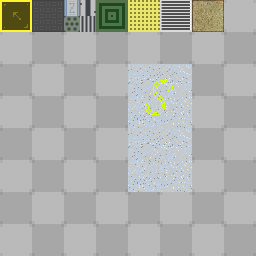
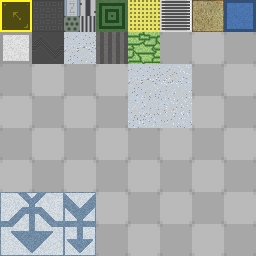
Two versions of the same layered image (256x256). Layer-by-layer changes:
added layer "14smooth" (50%) above "14nois" over bbox(127, 32, 160, 64)
added layer "14nois" (dissolve, 50%) above "14" over bbox(128, 32, 160, 64)
added layer "14" above "13" over bbox(128, 32, 160, 64)
added layer "13" above "12" over bbox(96, 32, 128, 64)
added layer "12" above "11" over bbox(64, 32, 96, 64)
added layer "10" above "9b" over bbox(32, 32, 64, 64)
added layer "9b" above "8" over bbox(0, 32, 32, 64)
added layer "8" above "7" over bbox(224, 0, 256, 32)
renamed "Layer 2" to "6", painted on it over bbox(165, 0, 187, 31)
painted on "5" over bbox(128, 0, 160, 32)
painted on "4" over bbox(96, 0, 128, 32)
removed layer "adornomaggots" over bbox(145, 80, 173, 115)
removed layer "layer adorno copy" over bbox(128, 128, 192, 192)
added layer "2noise2" (dissolve, 50%) above "2noise1" over bbox(1, 193, 63, 255)
added layer "2noise1" (dissolve, 50%) above "Door02" over bbox(0, 192, 64, 256)
added layer "Door02" above "noise2" over bbox(0, 192, 64, 256)
added layer "noise2" (dissolve, 50%) above "noise1" over bbox(65, 193, 95, 255)
added layer "noise1" (dissolve, 50%) above "Door01" over bbox(64, 192, 96, 256)
added layer "Door01" above "background" over bbox(64, 192, 96, 256)
